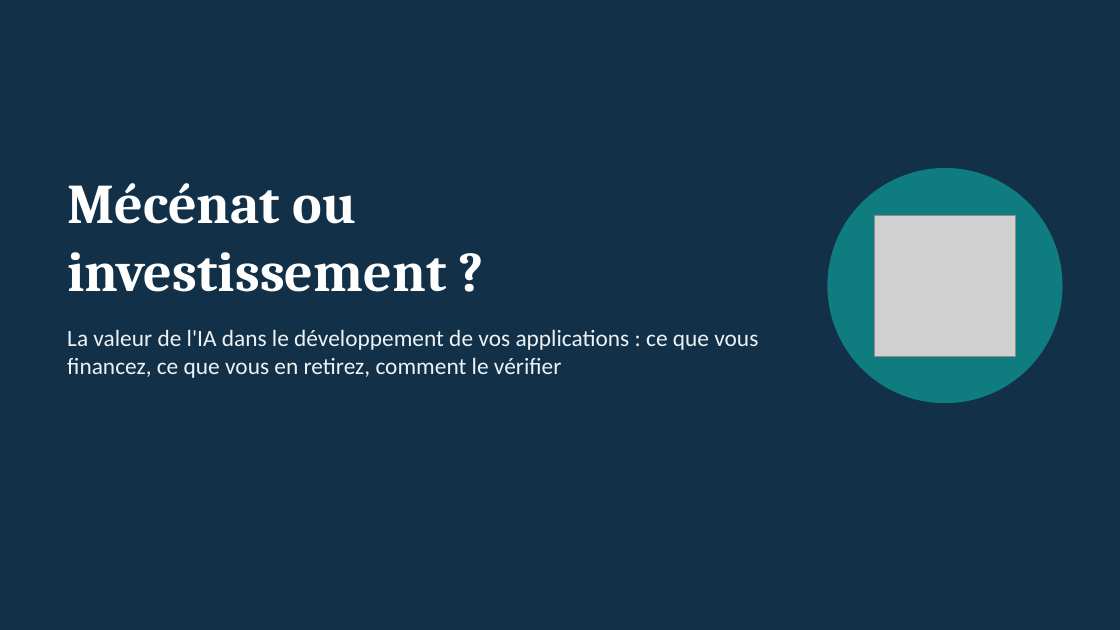
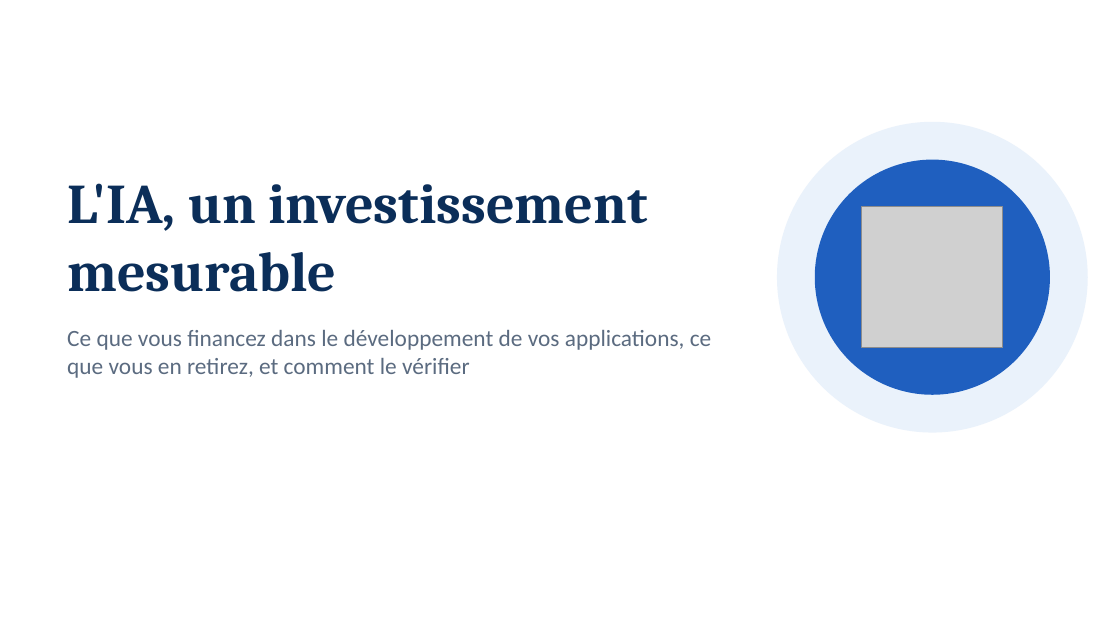
Before and after one commit to FredGarcia/Agent2Prompt, a slide deck: slide 1 of docs/presentation-valeur-ia/presentation-valeur-ia.pptx. Drawn at 1120x630 pixels with LibreOffice and Linux fonts; fonts in the diff are those of the drawing; grey boxes stand for pictures. Boxes give left, top, right and bottom in pixels: in the first picture for what was removed or moved away, otherwise in the second. Text is boxed around its words. In the diff, an @@ line names an element or a change of style, - is before the commit and + after.

```diff
--- a/docs/presentation-valeur-ia/presentation-valeur-ia.pptx
+++ b/docs/presentation-valeur-ia/presentation-valeur-ia.pptx
@@ background #123047 to #FFFFFF @@
@@ ellipse: place and size @@
-ellipse at <box>828,168,1063,403</box>
+ellipse at <box>777,122,1088,433</box>
@@ ellipse at <box>777,122,1088,433</box>: fill #0F7C80 to #EAF2FB @@
@@ ellipse added at <box>815,160,1050,395</box>, fill #1F5FBF @@
@@ title at <box>67,183,647,292</box>: text changed; text colour #FFFFFF to #0B2E59 @@
-Mécénat ou investissement ?
+L'IA, un investissement mesurable
@@ picture: place and size @@
-picture at <box>875,215,1016,356</box>
+picture at <box>862,207,1003,348</box>
@@ text at <box>67,330,711,378</box>: text changed; text colour #EDF2F5 to #5B6B80 @@
-La valeur de l'IA dans le développement de vos applications : ce que vous financez, ce que vous en retirez, comment le vérifier
+Ce que vous financez dans le développement de vos applications, ce que vous en retirez, et comment le vérifier
```
Also in this commit, not shown: 15 other slides changed, 1 slide removed, 3 other files.
